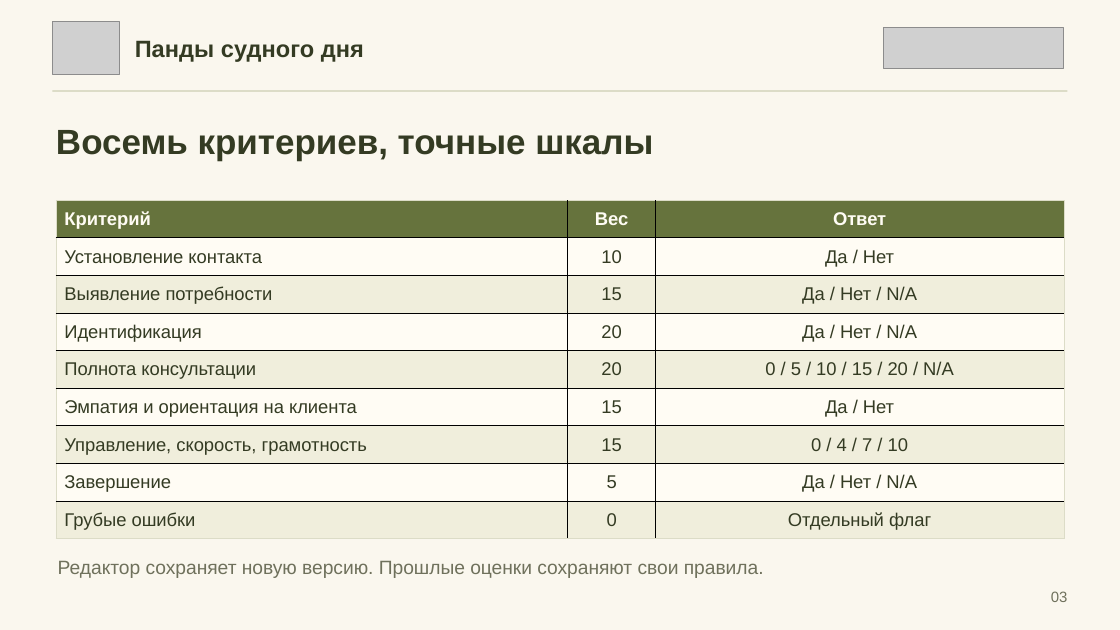
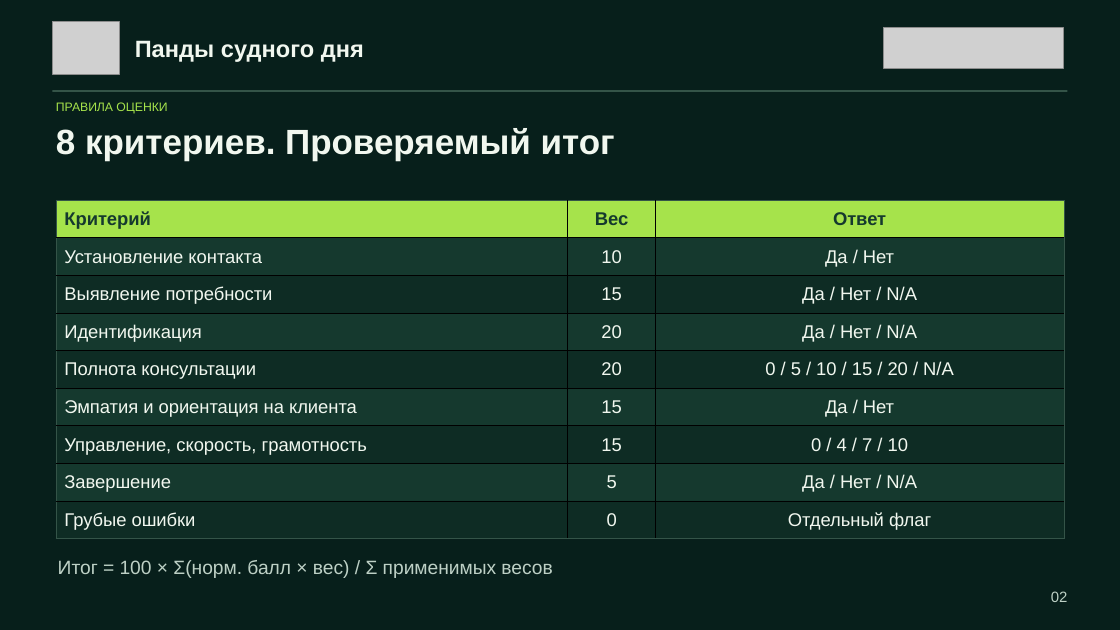
Before and after one commit to Aleks-48/panda-sudnogo-dnya., a slide deck: slide 2 of Анаис/presentation/Pandy_sudnogo_dnya_CQA.pptx (slide 3 before the commit). Drawn at 1120x630 pixels with LibreOffice and Linux fonts; fonts in the diff are those of the drawing; grey boxes stand for pictures. Boxes give left, top, right and bottom in pixels: in the first picture for what was removed or moved away, otherwise in the second. Text is boxed around its words. In the diff, an @@ line names an element or a change of style, - is before the commit and + after.

```diff
--- a/Анаис/presentation/Pandy_sudnogo_dnya_CQA.pptx
+++ b/Анаис/presentation/Pandy_sudnogo_dnya_CQA.pptx
@@ background #FAF7EE to #071F1B @@
@@ text "Панды судного дня" at <box>135,40,364,62</box>: text colour #343B23 to #F1F7EF @@
@@ rectangle at <box>52,90,1067,92</box>: fill #DCDCC7 to #345448 @@
@@ text added at <box>56,102,167,114</box>, 10.5 pt, text #A6E34B @@
+ПРАВИЛА ОЦЕНКИ
@@ text at <box>56,128,615,161</box>: text changed; text colour #343B23 to #F1F7EF @@
-Восемь критериев, точные шкалы
+8 критериев. Проверяемый итог
@@ table at <box>56,201,1064,539</box> @@
@@ fill #66733D to #A6E34B in row 1 @@
@@ fill #FFFCF4 to #15392E in 12 cells @@
@@ fill #F0EEDC to #0E2C24 in 12 cells @@
@@ text colour #FFFCF4 to #15392E in "Критерий", "Вес", "Ответ" @@
@@ text colour #343B23 to #F1F7EF @@
@@ borders changed @@
@@ text at <box>58,560,552,578</box>: text changed; text colour #6F715C to #BDD0C5 @@
-Редактор сохраняет новую версию. Прошлые оценки сохраняют свои правила.
+Итог = 100 × Σ(норм. балл × вес) / Σ применимых весов
@@ text at <box>1051,591,1068,602</box>: text changed; text colour #6F715C to #BDD0C5 @@
-03
+02
```
Also in this commit, not shown: 4 other slides changed, 3 slides removed, 39 other files.
